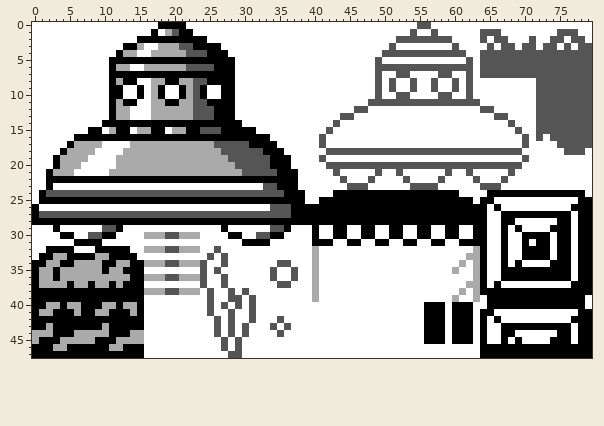
Two states of a sprite sheet, assets/tilesets/muda.png. That is the earlier state.
The file is 80x48 pixels.
The same view after the edit:
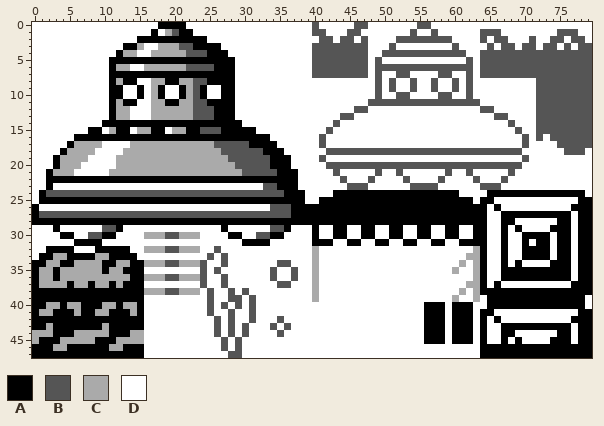
Palette (. is transparent): A #000000  B #555555  C #aaaaaa  D #ffffff
What changed:
@@ x 38..49 @@
- 0 DDDDDDDDDDDD
- 1 DDDDDDDDDDDD
- 2 DDDDDDDDDDDD
- 3 DDDDDDDDDDDD
- 4 DDDDDDDDDDDD
- 5 DDDDDDDDDDDB
- 6 DDDDDDDDDDDB
- 7 DDDDDDDDDDDB
+ 0 DDBDDDDDBBDD
+ 1 DDBBDDDBBDDD
+ 2 DDDBBDBBDBDD
+ 3 DDBBBBBBBBDD
+ 4 DDBBBBBBBBDD
+ 5 DDBBBBBBBBDB
+ 6 DDBBBBBBBBDB
+ 7 DDBBBBBBBBDB
  8 DDDDDDDDDDDB
Where, in picture pixels (left, top, right, bottom), the same in both pictures:
changed: (312, 22, 368, 78)
